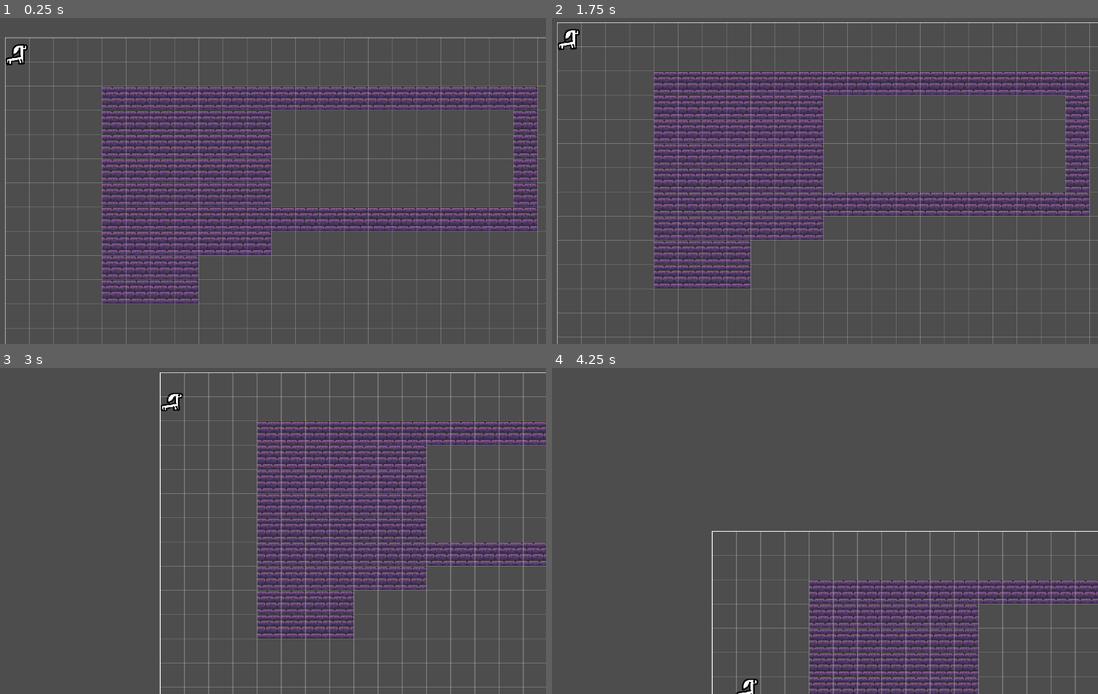
Above: before the commit, frames 1-4 (two rows, left to right).
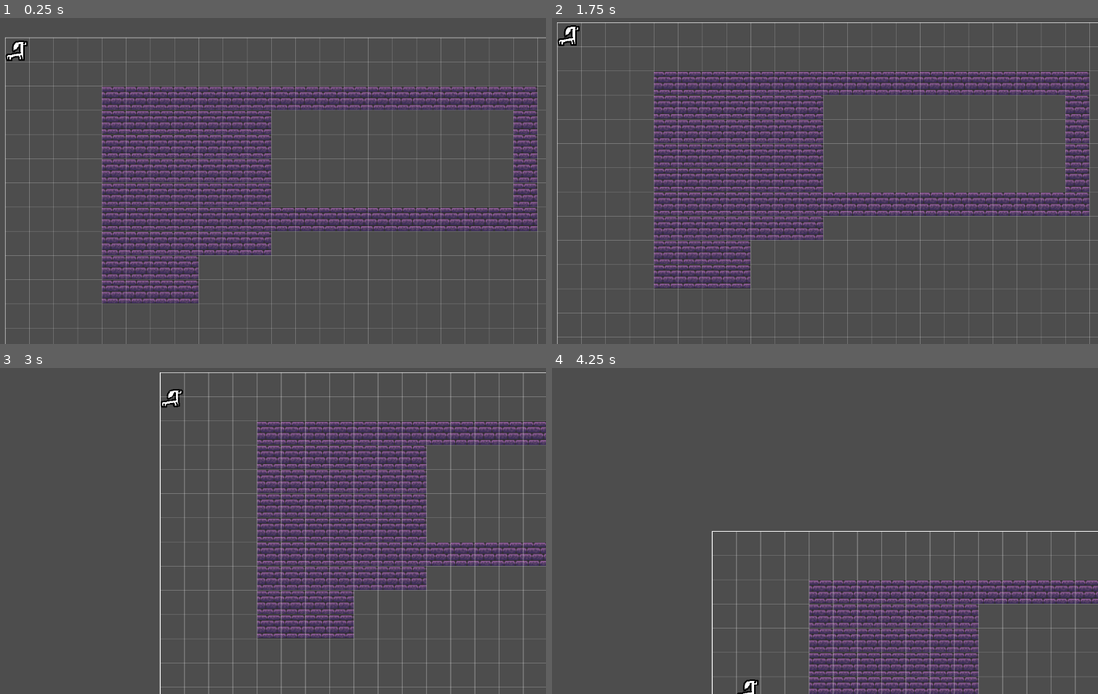
Above: after the commit, the same moments.

Repository: Blueflowerss/vpet-tempname
Game: Godot game, scene res://root.tscn
The game is run twice, just before and just after one commit, with the same random seed, the same clock (stepped at 60 frames per second) and the same inputs.
Inputs (mouse positions are in pixels of both pictures, inside the frame that each line leads up to):
- Up to frame 1 (0.25 s): no input
- Up to frame 2 (1.75 s): move the mouse to (934, 164) at 0.52 s; press the mouse at (934, 164) at 0.53 s; move the mouse to (693, 197) at 1.27 s; release the mouse at (693, 197) at 1.28 s; tap S (pan_camera_down) at 1.35 s; click (693, 197) at 1.42 s
- Up to frame 3 (3 s): tap Enter at 2 s; move the mouse to (311, 459) at 2.02 s; hold A (pan_camera_left) 2.03-2.78 s; click (311, 459) at 2.17 s; move the mouse to (223, 596) at 2.77 s; tap D (pan_camera_right) at 2.85 s; click (223, 596) at 2.92 s
- Up to frame 4 (4.25 s): move the mouse to (983, 579) at 3.52 s; hold Up (pan_camera_up) from 3.53 s (still down); click (983, 579) at 3.67 s

The runs differ from the first frame. In frame 1, 0.2% of the frame differs, in the area x 0-6%, y 6-15%; in frame 2, 0.2%, in the area x 0-6%, y 2-10%; in frame 3, 0.2%; in frame 4, less than 0.1%.

Commit message:
fix critter echo glitch

Diff:
--- a/critter.gd
+++ b/critter.gd
@@ -40,7 +40,8 @@
 	#position = lerp(position,Vector2((grid_position * 64) + Vector2i(32,32)),delta*3);
 	var next_position : Vector2 = Vector2((grid_position * 64) + Vector2i(32,32));
 	var distance_to_next_tile : float = next_position.distance_to(position);
-	position += position.direction_to(next_position) * 10;
+	if distance_to_next_tile > 5:
+		position += position.direction_to(next_position) * 10;
 func _process(delta: float) -> void:
 	#a kinda timer so the AI doesn't freak out
 	if act_timer < act_timer_length:
